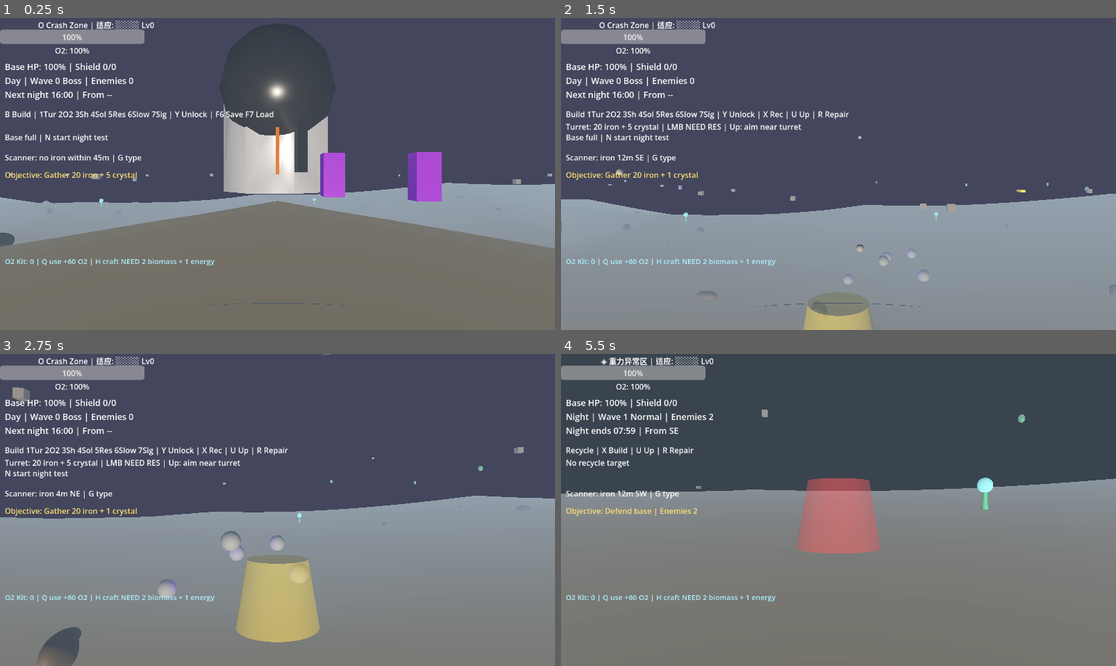
Above: before the commit, frames 1-4 (two rows, left to right).
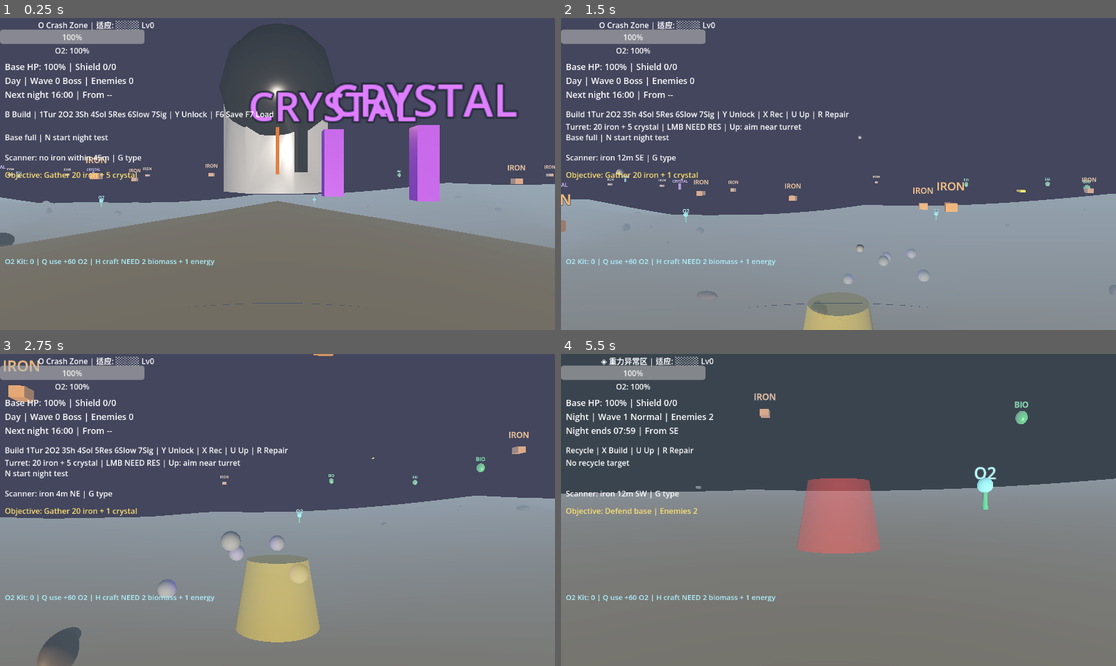
Above: after the commit, the same moments.

Repository: qnctx/star-abyss-game
Game: Godot game, scene res://scenes/main.tscn
The game is run twice, just before and just after one commit, with the same random seed, the same clock (stepped at 60 frames per second) and the same inputs.
Inputs (mouse positions are in pixels of both pictures, inside the frame that each line leads up to):
- Up to frame 1 (0.25 s): no input
- Up to frame 2 (1.5 s): tap Enter at 0.5 s; move the mouse to (866, 174) at 0.52 s; hold B (build_mode) 0.53-1.28 s; hold W (move_forward) from 0.53 s (still down); click (866, 174) at 0.67 s; tap Space (jump) at 0.77 s; move the mouse to (810, 174) at 1.27 s; tap H (craft_oxygen_canister) at 1.35 s
- Up to frame 3 (2.75 s): keep holding W (move_forward); tap Space (jump) at 1.52 s; move the mouse to (288, 503) at 2.02 s; tap Ctrl (crouch) at 2.1 s
- Up to frame 4 (5.5 s): keep holding W (move_forward); move the mouse to (832, 516) at 2.77 s; tap E (interact) at 2.85 s; click (832, 516) at 2.92 s; tap Space (jump) at 3.02, 3.77, 4.52 s; move the mouse to (877, 513) at 3.52 s; hold N (night_test) 3.53-4.28 s; move the mouse to (794, 506) at 4.27 s; tap Z (prone) at 4.35 s; move the mouse to (844, 510) at 5.02 s; hold X (recycle_mode) from 5.03 s (still down); click (844, 510) at 5.17 s

The runs differ from the first frame. In frame 1, 5.7% of the frame differs, in the area x 0-100%, y 20-59%; in frame 2, 0.6%; in frame 3, 0.6%; in frame 4, 0.3%.

Commit message:
Add readable resource labels

Diff:
--- a/src/scripts/oxygen_plant.gd
+++ b/src/scripts/oxygen_plant.gd
@@ -59,6 +59,18 @@
 	collision.position = Vector3(0.0, 0.45, 0.0)
 	add_child(collision)
 
+	var label := Label3D.new()
+	label.name = "OxygenPlantLabel"
+	label.text = "O2"
+	label.position = Vector3(0.0, 1.08, 0.0)
+	label.billboard = BaseMaterial3D.BILLBOARD_ENABLED
+	label.font_size = 48
+	label.pixel_size = 0.01
+	label.modulate = Color(0.6, 1.0, 1.0)
+	label.outline_size = 8
+	label.outline_modulate = Color(0.02, 0.08, 0.08, 0.95)
+	add_child(label)
+
 
 func _make_material(color: Color, emission_strength: float) -> StandardMaterial3D:
 	var material := StandardMaterial3D.new()
--- a/src/scripts/resource_node.gd
+++ b/src/scripts/resource_node.gd
@@ -5,11 +5,19 @@
 @export var amount: int = 1
 
 const TYPE_COLORS = {
-	"iron": Color(0.5, 0.45, 0.4),
-	"void_crystal": Color(0.6, 0.2, 0.8),
-	"biomass": Color(0.2, 0.7, 0.3),
-	"energy_core": Color(0.2, 0.4, 1.0),
+	"iron": Color(0.95, 0.58, 0.24),
+	"void_crystal": Color(0.75, 0.35, 1.0),
+	"biomass": Color(0.2, 0.9, 0.35),
+	"energy_core": Color(0.25, 0.75, 1.0),
 	"blueprint": Color(0.9, 0.7, 0.1),
+}
+
+const TYPE_LABELS = {
+	"iron": "IRON",
+	"void_crystal": "CRYSTAL",
+	"biomass": "BIO",
+	"energy_core": "CORE",
+	"blueprint": "BP",
 }
 
 var bob_offset: float = randf_range(0.0, TAU)
@@ -55,6 +63,7 @@
 		mesh.material_override = mat
 		# Set distinct shape based on resource type
 		_set_resource_shape(mesh)
+	_add_label()
 
 
 func _set_resource_shape(mesh: MeshInstance3D) -> void:
@@ -63,39 +72,51 @@
 
 	match resource_type:
 		"iron":
-			# Iron = chunky cube
 			var box = BoxMesh.new()
-			box.size = Vector3(0.25, 0.25, 0.25)
+			box.size = Vector3(0.38, 0.28, 0.38)
 			mesh.mesh = box
-			mesh.position.y = 0.125
+			mesh.position.y = 0.14
 		"void_crystal":
-			# Void Crystal = tall box (diamond/crystal shape)
 			var box = BoxMesh.new()
-			box.size = Vector3(0.2, 0.4, 0.2)
+			box.size = Vector3(0.18, 0.62, 0.18)
 			mesh.mesh = box
-			mesh.position.y = 0.2
+			mesh.position.y = 0.31
 		"biomass":
-			# Biomass = organic sphere with slight scale
 			var sphere = SphereMesh.new()
-			sphere.radius = 0.15
-			sphere.height = 0.3
+			sphere.radius = 0.2
+			sphere.height = 0.4
 			mesh.mesh = sphere
-			mesh.scale = Vector3(1, 1.3, 1)
-			mesh.position.y = 0.2
+			mesh.scale = Vector3(1.25, 1.55, 1.25)
+			mesh.position.y = 0.24
 		"energy_core":
-			# Energy Core = cylinder (power cell)
 			var cyl = CylinderMesh.new()
-			cyl.top_radius = 0.12
-			cyl.bottom_radius = 0.12
-			cyl.height = 0.3
+			cyl.top_radius = 0.15
+			cyl.bottom_radius = 0.15
+			cyl.height = 0.55
 			mesh.mesh = cyl
-			mesh.position.y = 0.15
+			mesh.position.y = 0.28
 		_:
 			# Default cube
 			var box = BoxMesh.new()
 			box.size = Vector3(0.2, 0.3, 0.2)
 			mesh.mesh = box
 			mesh.position.y = 0.15
+
+
+func _add_label() -> void:
+	if has_node("ResourceLabel"):
+		return
+	var label := Label3D.new()
+	label.name = "ResourceLabel"
+	label.text = str(TYPE_LABELS.get(resource_type, resource_type.to_upper()))
+	label.position = Vector3(0.0, 0.85, 0.0)
+	label.billboard = BaseMaterial3D.BILLBOARD_ENABLED
+	label.font_size = 42
+	label.pixel_size = 0.009
+	label.modulate = TYPE_COLORS.get(resource_type, Color.WHITE)
+	label.outline_size = 8
+	label.outline_modulate = Color(0.02, 0.02, 0.02, 0.95)
+	add_child(label)
 
 
 func _on_body_entered(body: Node3D):
--- a/src/test_runner.gd
+++ b/src/test_runner.gd
@@ -152,6 +152,7 @@
         var plant = oxygen_plant_script.new()
         current_scene.add_child(plant)
         check("oxygen plant joins group", plant.is_in_group("oxygen_plants"))
+        check("oxygen plant has readable label", plant.get_node_or_null("OxygenPlantLabel") != null)
         check("oxygen plant can be collected", plant.collect(player))
         check_nearly(player.current_oxygen, 135.0, 0.01, "oxygen plant restores oxygen")
         check("oxygen plant queues after collection", plant.is_queued_for_deletion())
@@ -1306,6 +1307,8 @@
         resource.resource_type = "iron"
         resource.position = Vector3(1005.0, 0.0, 1004.0)
         current_scene.add_child(resource)
+        var resource_label := resource.get_node_or_null("ResourceLabel") as Label3D
+        check("resource node has readable type label", resource_label != null and resource_label.text == "IRON")
 
         var scanner = scanner_script.new()
         current_scene.add_child(scanner)
Not shown, changed: PROGRESS.md
Not shown, changed: docs/GAME_DESIGN_DOC.md
Not shown, changed: docs/TEST_PLAN.md
Not shown, changed: src/CONTEXT.md
